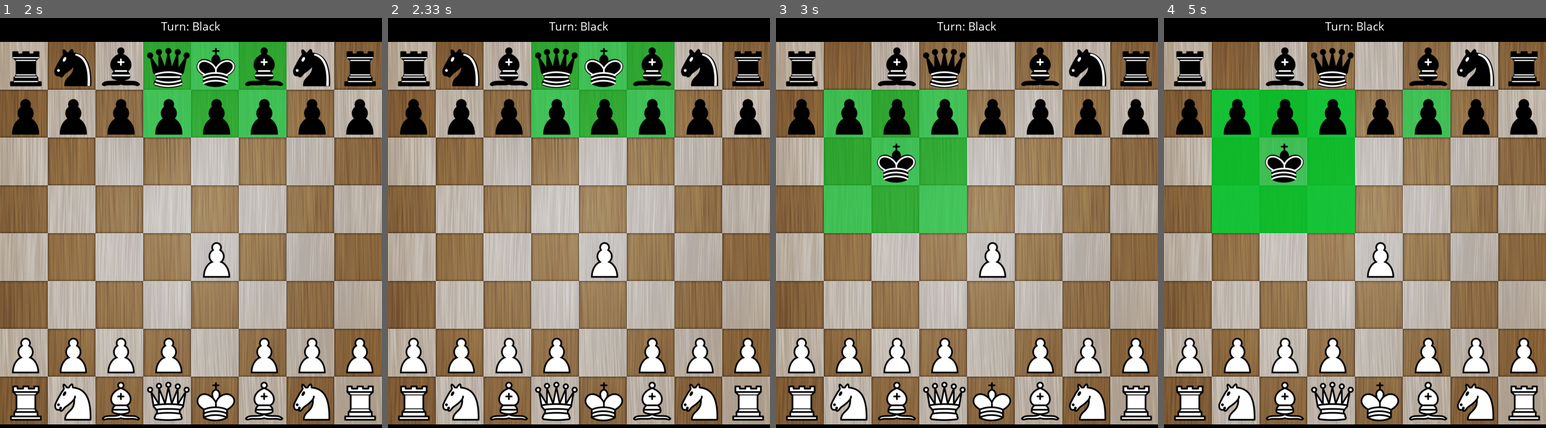
Above: before the commit, frames 1-4 (left to right).
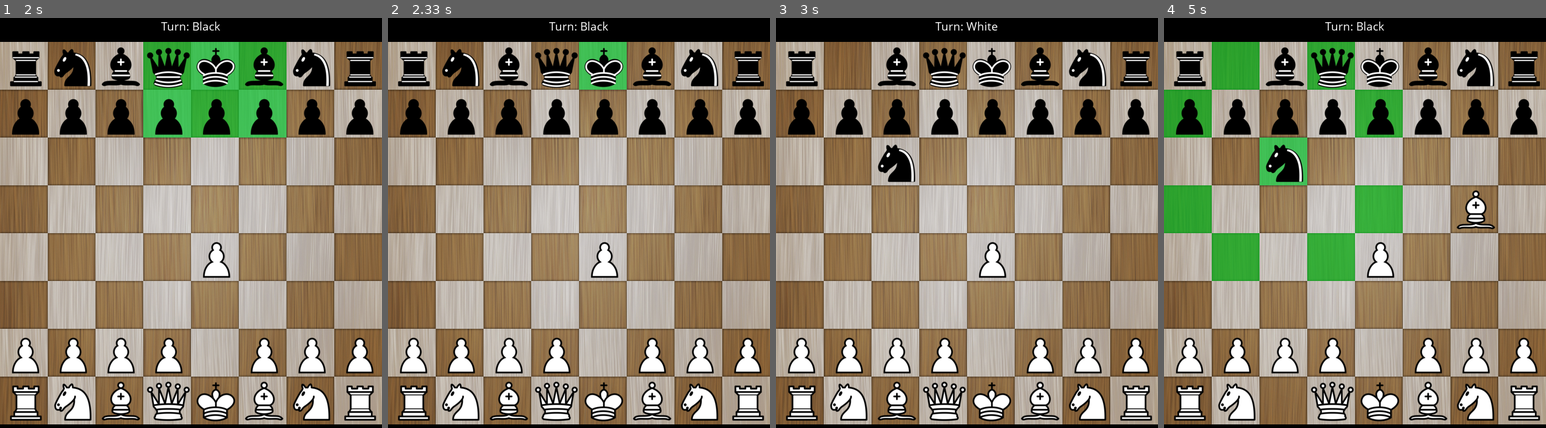
Above: after the commit, the same moments.

Repository: mandrelbrotset/pygame-chess
Game: pygame game, started from main.py
Two runs of this game, one before a commit and one after it. Both use one fixed random seed, a clock stepped at 60 frames per second and the inputs below.
Inputs (mouse positions are in pixels of both pictures, inside the frame that each line leads up to):
- Up to frame 1 (2 s): click (22, 67) at 0.38 s; click (229, 333) at 0.72 s; click (72, 169) at 1.05 s; click (236, 276) at 1.38 s; click (198, 83) at 1.72 s
- Up to frame 2 (2.33 s): click (559, 354) at 2.05 s
- Up to frame 3 (3 s): click (848, 67) at 2.38 s; click (913, 145) at 2.72 s
- Up to frame 4 (5 s): click (1282, 399) at 3.05 s; click (1473, 227) at 3.38 s; click (1377, 67) at 3.72 s; click (1439, 124) at 4.05 s; click (1236, 354) at 4.38 s; click (1270, 157) at 4.72 s

Frame 1 is identical in both runs. In frame 2, 5.2% of the frame differs, in the area x 37-75%, y 5-30%; in frame 3, 12%; in frame 4, 24%, in the area x 0-87%, y 5-99%.

Commit message:
Fixed issue whereby multiple pieces are selected

Diff:
--- a/chess.py
+++ b/chess.py
@@ -54,6 +54,7 @@
             self.turn["white"] = 1
 
         # two dimensonal dictionary containing details about each board location
+        # storage format is [piece_name, currently_selected, x_y_coordinate]
         self.piece_location = {}
         x = 0
         for i in range(97, 105):
@@ -284,11 +285,78 @@
                 # find linear moves
                 positions = self.linear_moves(positions, piece_coord)
 
+        if len(piece_name) > 0:
+            # remove positions that overlap other pieces
+            for pos in positions:
+                x, y = pos
+
+                # bug here!! Temporary solution
+                # four conditions because possible moves can be out of board range
+                # i.e. > 7 or < 0
+                if(x >= 0 and x < 8 and y >= 0 and y < 8):
+                    columnChar = chr(97 + x)
+                    rowNo = 8 - y
+
+                    des_piece_name = self.piece_location[columnChar][rowNo]
+
+                    # remove possible moves that overlap pieces of the current player
+                    if(piece_name[:5] == des_piece_name[:5]):
+                        positions.remove(pos)
+
         # return list containing possible moves for the selected piece
         return positions
 
 
     def move_piece(self, turn):
+        #
+        square = self.get_selected_square()
+
+        # if a square was selected
+        if square:
+            # get name of piece on the selected square
+            piece_name = square[0]
+            # color of piece on the selected square
+            piece_color = piece_name[:5]
+            # board column character
+            columnChar = square[1]
+            # board row number
+            rowNo = square[2]
+
+            # get x, y coordinates
+            x, y = self.piece_location[columnChar][rowNo][2]
+
+            # if there's a piece on the selected square
+            if len(piece_name) > 0:
+                # find possible moves for thr piece
+                self.moves = self.possible_moves(piece_name, [x,y])
+
+            # only the player with the turn gets to play
+            if(piece_color == turn):
+                # change selection flag from all other pieces
+                for k in self.piece_location.keys():
+                    for key in self.piece_location[k].keys():
+                        self.piece_location[k][key][1] = False
+
+                # change selection flag of the selected piece
+                self.piece_location[columnChar][rowNo][1] = True
+
+            # if empty square is selected
+            elif(len(piece_name) == 0):
+                # move piece if destination is in list of possible moves
+                try:
+                    des_index = self.moves.index([x,y])
+                    destination = self.moves[des_index]
+                    self.validate_move(destination)
+                except:
+                    pass
+
+            # checkmate mechanism
+            else:
+                # reset moves
+                self.moves = []
+
+
+    def get_selected_square(self):
         # get mouse event
         ret, mouse_event = self.utils.get_mouse_event()
 
@@ -307,7 +375,6 @@
                             try:
                                 l = None
                                 l = self.board_locations[k].index(selected)
-
                                 if l != None:
                                     #reset color of all selected pieces
                                     for val in self.piece_location.values():
@@ -321,29 +388,12 @@
                                     rowNo = 8 - l
 
                                     piece_name = self.piece_location[columnChar][rowNo][0]
-                                    piece_color = piece_name[:5]
-
-                                    # only the player with the turn gets to play
-                                    if(piece_color == turn):
-                                        # change selection flag
-                                        self.piece_location[columnChar][rowNo][1] = True
-                                        # get x, y coordinates
-                                        x, y = self.piece_location[columnChar][rowNo][2]
-                                        # find possible moves
-                                        self.moves = self.possible_moves(piece_name, [x,y])
-                                    else:
-                                        #self.moves = []
-                                        pass
-
-                                    try:
-                                        des_index = self.moves.index([k,l])
-                                        destination = self.moves[des_index]
-                                        #print("destination", destination)
-                                        self.validate_move(destination)
-                                    except:
-                                        pass
+
+                                    return [piece_name, columnChar, rowNo]
                             except:
                                 pass
+        else:
+            return None
 
 
     def validate_move(self, destination):
@@ -352,9 +402,9 @@
 
         for k in self.piece_location.keys():
             for key in self.piece_location[k].keys():
-                selected = self.piece_location[k][key][1]
-
-                if selected:
+                board_piece = self.piece_location[k][key]
+
+                if board_piece[1]:
                     # unselect the source piece
                     self.piece_location[k][key][1] = False
                     # get the name of the source piece
@@ -371,7 +421,9 @@
                         self.turn["black"] = 1
                         self.turn["white"] = 0
 
-        print("Destination", desColChar, desRowNo)
+        src_location = k + str(key)
+        des_location = desColChar + str(desRowNo)
+        print("{} moved from {} to {}".format(board_piece[0],  src_location, des_location))
 
 
     # helper function to find diagonal moves
@@ -454,19 +506,3 @@
             positions.append([x,y])
 
         return positions
-
-
-# fix bug
-# remove positions that have been occupied by other pieces
-"""
-for item in self.piece_location.values():
-    for value in item.values():
-        # if the selected piece is for the current player
-        #if(value[0][:5] == piece_name[:5]):
-        print("to remove", value[2])
-        try:
-            positions.remove((value[2][0], value[2][1]))
-        except:
-            pass
-#print("after", positions)
-"""
